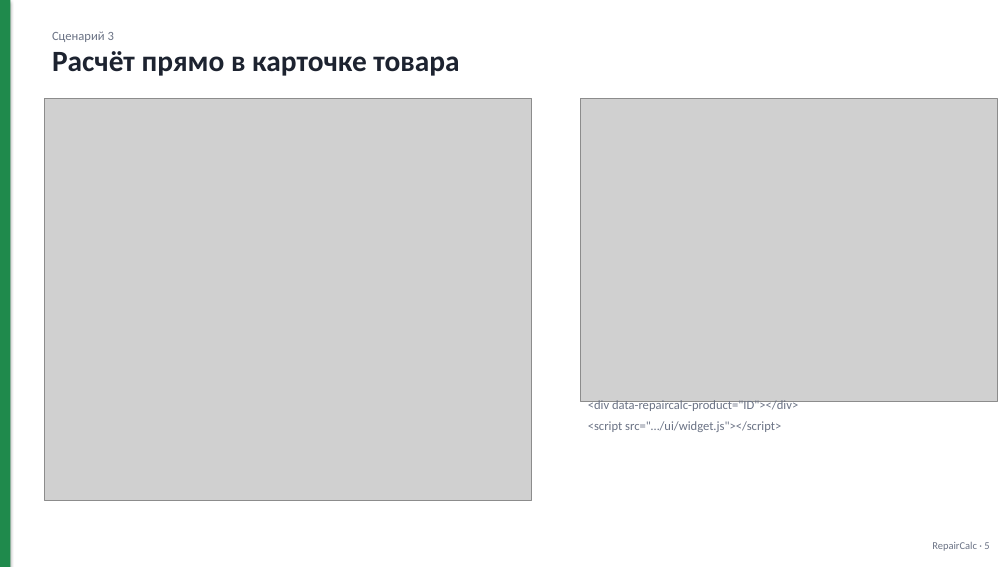
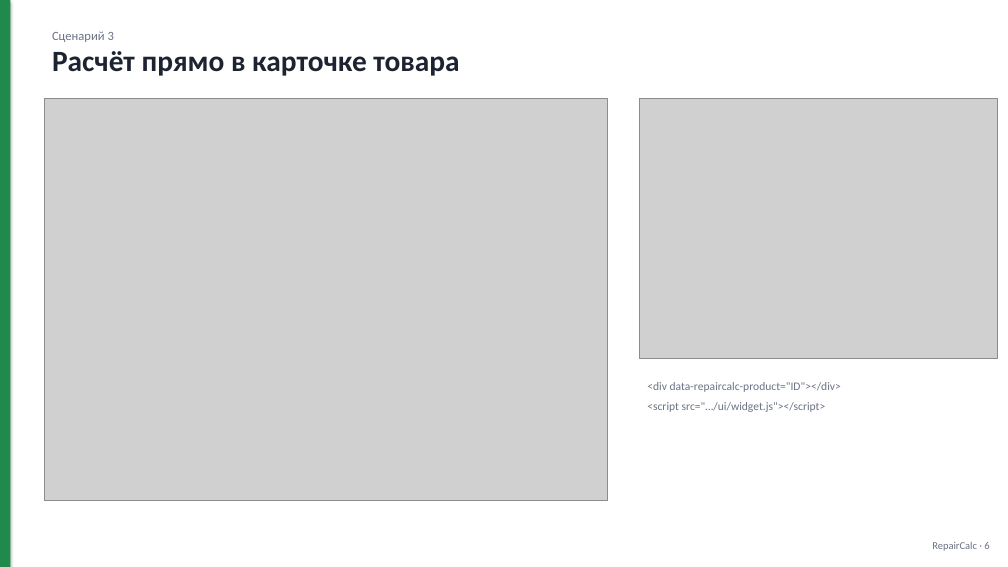
Before and after one commit to kragimov07-rgb/https---github.com-kragimov07-rgb-Clark, a slide deck: slide 6 of docs/RepairCalc.pptx (slide 5 before the commit). Drawn at 1008x567 pixels with LibreOffice and Linux fonts; fonts in the diff are those of the drawing; grey boxes stand for pictures. Boxes give left, top, right and bottom in pixels: in the first picture for what was removed or moved away, otherwise in the second. Text is boxed around its words. In the diff, an @@ line names an element or a change of style, - is before the commit and + after.

```diff
--- a/docs/RepairCalc.pptx
+++ b/docs/RepairCalc.pptx
@@ picture: place and size @@
-picture at box(45, 98, 532, 500)
+picture at box(45, 98, 607, 500)
@@ picture: place and size @@
-picture at box(581, 98, 997, 402)
+picture at box(640, 98, 997, 358)
@@ text "<div data-repaircalc-product="ID"></div>": place and size @@
-text "<div data-repaircalc-product="ID"></div>" at box(588, 400, 798, 432)
+text "<div data-repaircalc-product="ID"></div>" at box(647, 382, 841, 412)
@@ text "<div data-repaircalc-product="ID"></div>" at box(647, 382, 841, 412): size 12 to 11 pt @@
```
Also in this commit, not shown: 13 other slides changed, 2 slides added, 31 other files.
